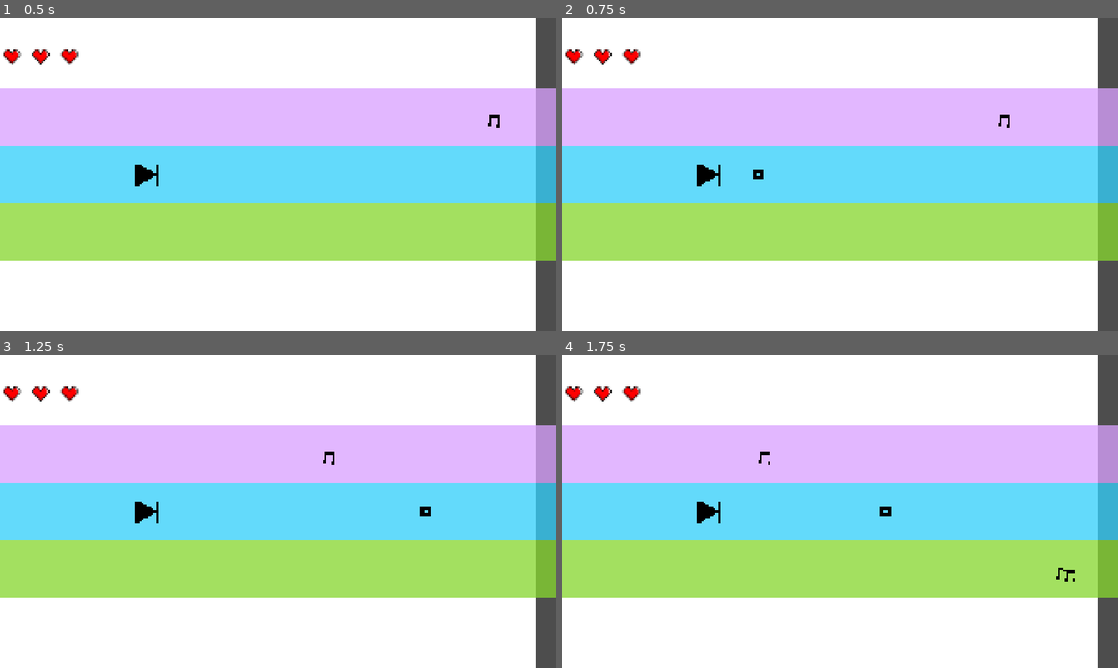
Above: before the commit, frames 1-4 (two rows, left to right).
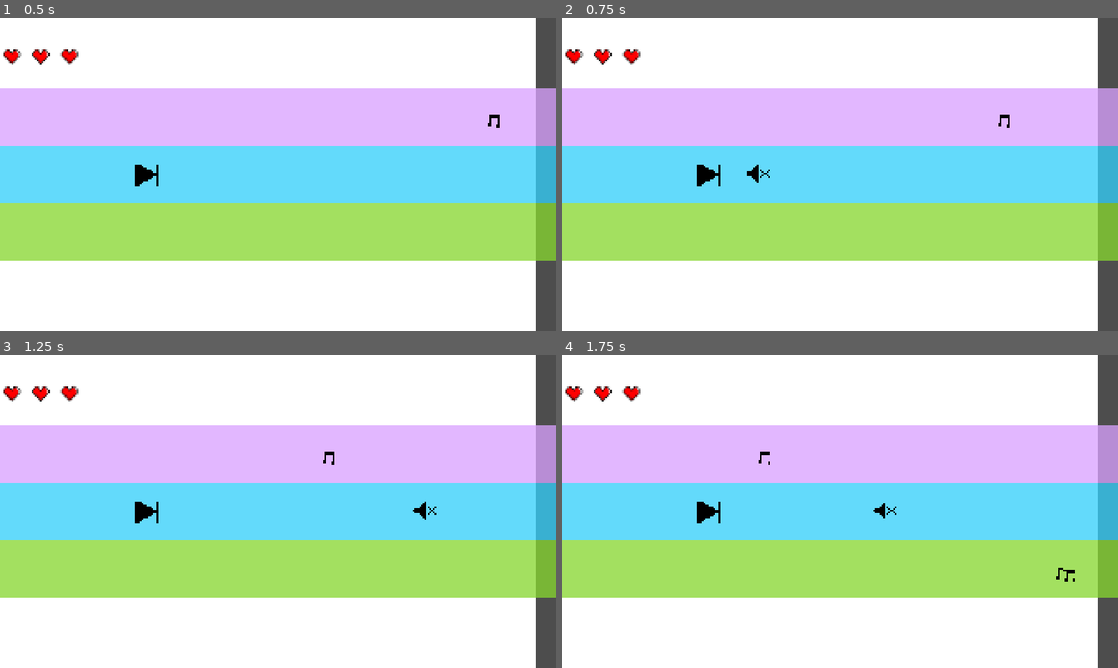
Above: after the commit, the same moments.

Repository: chorwat2137/haven-2026
Game: Godot game, scene res://scenes/main.tscn
Two runs of this game, one before a commit and one after it. Both use one fixed random seed, a clock stepped at 60 frames per second and the inputs below.
Inputs:
- Up to frame 1 (0.5 s): no input
- Up to frame 2 (0.75 s): tap Enter (ui_accept) at 0.5 s; hold Right (ui_right) from 0.53 s (still down); tap Space (shoot) at 0.6 s
- Up to frame 3 (1.25 s): keep holding Right (ui_right); tap Enter (ui_accept) at 0.77 s
- Up to frame 4 (1.75 s): keep holding Right (ui_right); tap Space (shoot) at 1.35 s; tap Enter (ui_accept) at 1.52 s

Frame 1 is identical in both runs. In frame 2, less than 0.1% of the frame differs, in the area x 33-38%, y 46-53%; in frame 3, less than 0.1%; in frame 4, less than 0.1%.

Commit message:
Automatic sync

Diff:
--- a/scenes/mojpocisk.tscn
+++ b/scenes/mojpocisk.tscn
@@ -1,19 +1,19 @@
 [gd_scene format=3 uid="uid://ciklr5tc0p475"]
 
 [ext_resource type="Script" uid="uid://bxktfgb6jgqku" path="res://scripts/mojpocisk.gd" id="1_lnkpp"]
-[ext_resource type="Texture2D" uid="uid://clyt4x42bgmmh" path="res://gfx/bullet.png" id="2_vxg0f"]
+[ext_resource type="Texture2D" uid="uid://c8njdqwug31o5" path="res://gfx/mute.png" id="2_lnkpp"]
 
 [sub_resource type="CircleShape2D" id="CircleShape2D_f7mvp"]
-radius = 29.068884
+radius = 49.0
 
 [node name="Pocisk" type="Area2D" unique_id=307245731 groups=["obsticles"]]
 script = ExtResource("1_lnkpp")
 
 [node name="Sprite2D" type="Sprite2D" parent="." unique_id=1819449505]
 texture_filter = 1
-position = Vector2(6, -6)
-scale = Vector2(12.437499, 12.4375)
-texture = ExtResource("2_vxg0f")
+position = Vector2(4.7683716e-07, -4.7683716e-07)
+scale = Vector2(5.466666, 5.466666)
+texture = ExtResource("2_lnkpp")
 
 [node name="CollisionShape2D" type="CollisionShape2D" parent="." unique_id=496647538]
 shape = SubResource("CircleShape2D_f7mvp")
